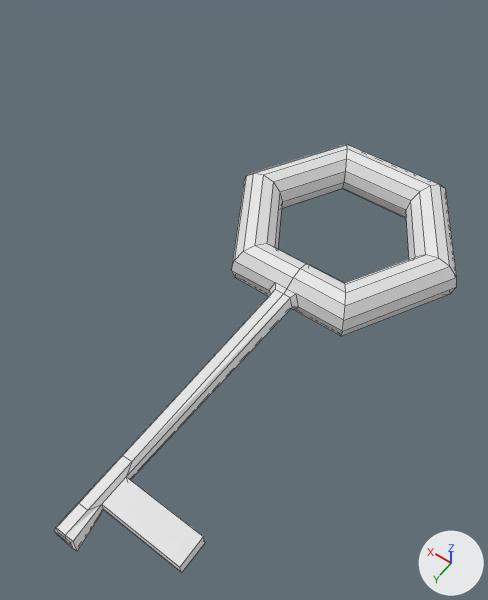
One commit to the Blender file Assets/Models/Key.1.blend: the scene before it, then after it.
The view is the same before and after, from a camera (50 mm lens) standing at (-1.97, 1.47, 5.03) and looking at (0.09, -1.43, 0.48). Every picture has the same lights, and +X, +Y and +Z are marked at lower right. Mesh edges are drawn as thin lines.

Script lines for the objects in view, before the commit:
```python
me_torus_001 = bpy.data.meshes.new('Torus.001')
me_torus_001.from_pydata(...)  # 137 vertices, 134 faces; spans x -1.25..1.25, y -4.12..0.88, z -0.25..0.25
ob_torus_001 = bpy.data.objects.new('Torus.001', me_torus_001)
ob_torus_001.location = (0.0, 0.0, 0.0)
```
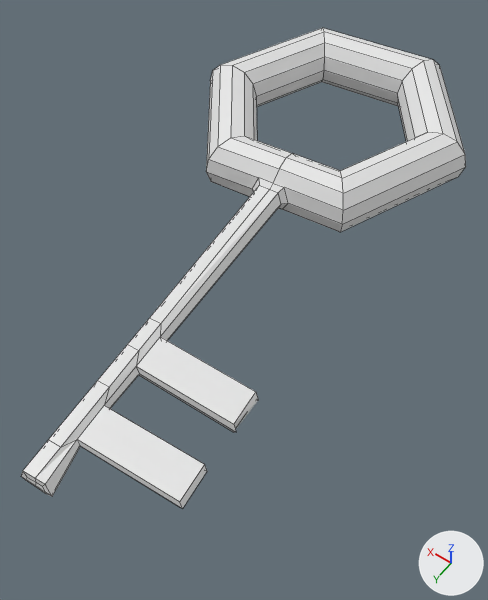
Commit message: updateret key

What differs and where, as boxes (x1, y1, x2, y2) in the pictures (488 x 600 px):
'Torus.001', reshaped, moved, turned: before (54, 144, 457, 572); after (21, 28, 466, 508)
part 1 of me_torus_001, built on: before (123, 289, 292, 480); after (97, 186, 281, 432)

The change in detail:
me_torus_001 is used by ob_torus_001; location (0.0, 0.0, 0.0).
me_torus_001 had 137 vertices, 134 faces and spanned x -1.25..1.25, y -4.12..0.88, z -0.25..0.25.
me_torus_001 now has 159 vertices, 155 faces and spans x -1.25..1.25, y -4.12..0.88, z -0.25..0.25.
Part 1, on me_torus_001:
8 faces are deleted.
22 vertices are added at x -0.8..0.17, y -0.43..-0.04, z -0.08..0.12.
29 new faces join them.
Object 'Torus.001' (ob_torus_001) moves from (0.0, 0.0, 0.0) to (0.0, 0.0, 1.149).
Object 'Torus.001' (ob_torus_001) turns from (0, 0, 0) to (-1.9, 0.5, 5.6) degrees about x, y and z.
